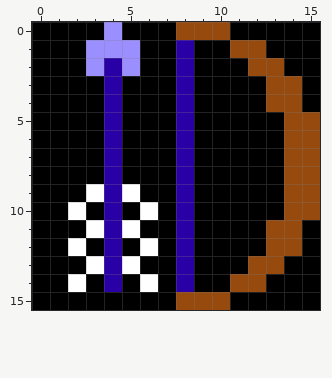
Edited in one commit: pixel-art sprite (BONUS/DLC Icons/Retro/bow3.png). Above, as it was before the edit.
The file is 64x64 pixels, drawn in blocks of 4x4; one block is one cell here.
Now the later version:
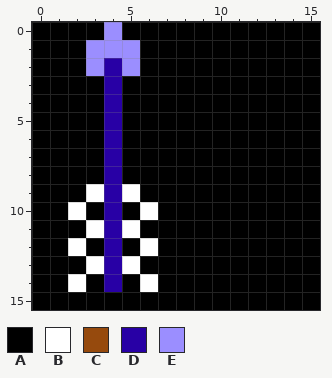
Palette (. is transparent): A #000000  B #ffffff  C #964a0d  D #2800a5  E #9b8eff
Log entry: Re-order bows
The exact change:
Colour A replaces colour C in row 0 at x 8 to 10; in row 1 at x 11 to 12; in row 2 at x 12 to 13; in rows 3 to 4 at x 13 to 14; in rows 5 to 10 at x 14 to 15; in rows 11 to 12 at x 13 to 14.
Colour A replaces colour C in row 13 at x 12 to 13; in row 14 at x 11 to 12; in row 15 at x 8 to 10.
Colour A replaces colour D in rows 1 to 14 at x 8.
Boxes around the changes in both pictures, in picture pixels (x1, y1, x2, y2):
changed: (176, 22, 320, 310)
